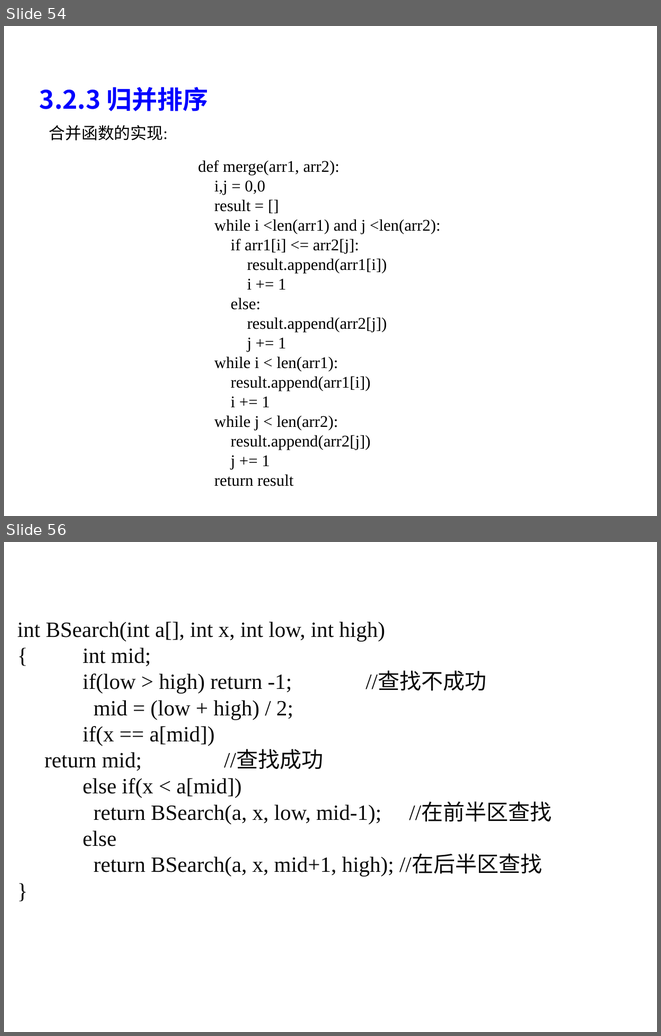
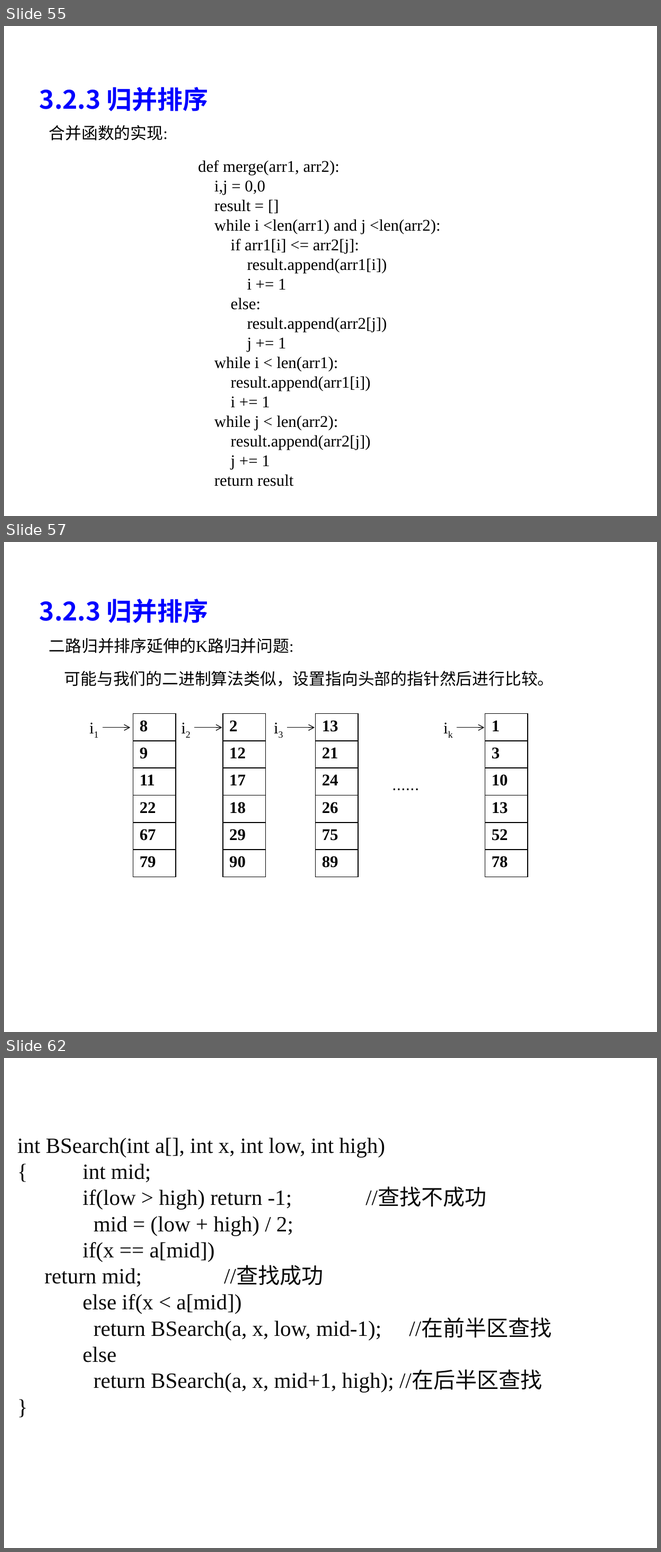
Before and after one commit to liutongling/DP, a slide deck: file/第3章 分治法计.pptx. Shown one above the other, each under a label of ours: slides 54 and 56 before the commit, slides 55, 57 and 62 after it; the slides between them are not shown. The pictures are 661x1036 and 661x1552 pixels, drawn with LibreOffice and Linux fonts; fonts in the diff are those of the drawing; background and template pictures are left out. Boxes give left, top, right and bottom in pixels: in the first picture for what was removed or moved away, otherwise in the second. Text is boxed around its words. In the diff, an @@ line names an element or a change of style, - is before the commit and + after.

```diff
--- a/file/第3章 分治法计.pptx
+++ b/file/第3章 分治法计.pptx
@@ slide 57 added at bbox=[4, 542, 657, 1032], background #FFFFFF @@
@@ text added at bbox=[40, 599, 208, 623], 28 pt, text #0000FF, bold @@
+3.2.3 归并排序
@@ text added at bbox=[49, 638, 294, 653], 18 pt, text #000000 @@
+二路归并排序延伸的K路归并问题:
@@ text added at bbox=[64, 671, 554, 686], 18 pt, text #000000 @@
+可能与我们的二进制算法类似，设置指向头部的指针然后进行比较。
@@ text added at bbox=[83, 714, 111, 741], 18 pt, text #000000 @@
+i1
@@ table added at bbox=[133, 714, 176, 877], 6 rows, 1 columns @@
+8
+9
+11
+22
+67
+79
@@ text added at bbox=[175, 714, 203, 741], 18 pt, text #000000 @@
+i2
@@ table added at bbox=[223, 714, 265, 877], 6 rows, 1 columns @@
+2
+12
+17
+18
+29
+90
@@ text added at bbox=[267, 714, 294, 741], 18 pt, text #000000 @@
+i3
@@ table added at bbox=[316, 714, 358, 877], 6 rows, 1 columns @@
+13
+21
+24
+26
+75
+89
@@ text added at bbox=[437, 714, 465, 741], 18 pt, text #000000 @@
+ik
@@ table added at bbox=[485, 714, 528, 877], 6 rows, 1 columns @@
+1
+3
+10
+13
+52
+78
@@ arrow added from (103, 728) to (130, 728), #000000 0.75 pt @@
@@ arrow added from (195, 728) to (222, 728), #000000 0.75 pt @@
@@ arrow added from (286, 728) to (315, 728), #000000 0.75 pt @@
@@ arrow added from (457, 728) to (485, 728), #000000 0.75 pt @@
@@ text added at bbox=[385, 770, 454, 796], 18 pt, text #000000 @@
+......
@@ what was slide 54 is now slide 55 @@
@@ what was slide 56 is now slide 62 @@
```
Also in this commit, not shown: 2 slides changed, 5 other slides added.
